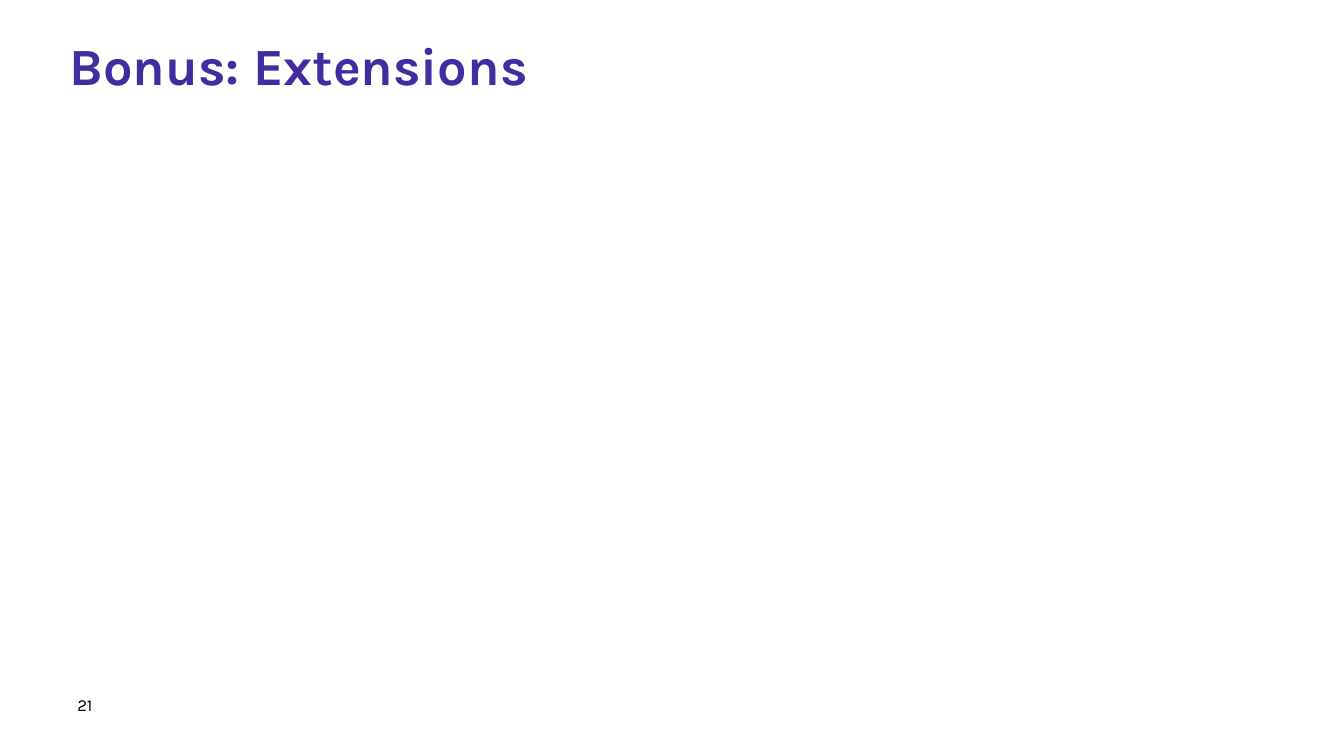
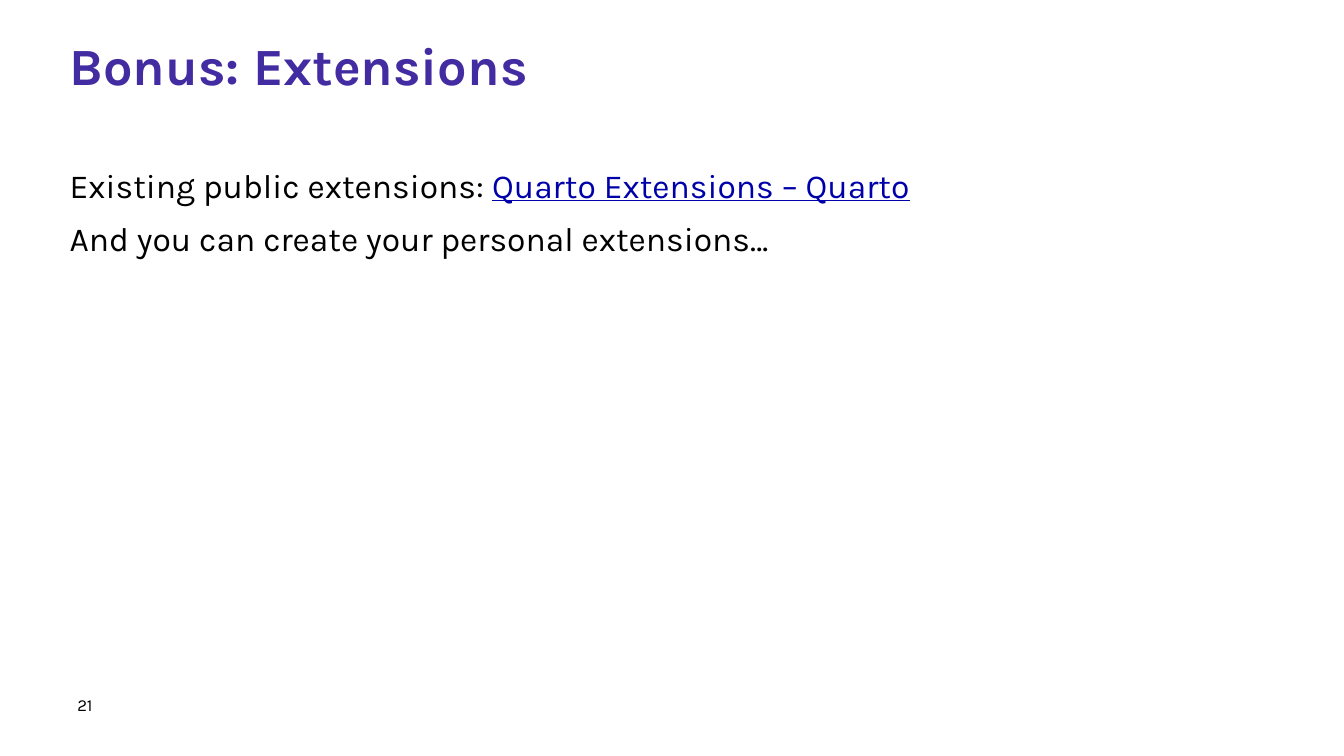
Before and after one commit to Research-IT-Swiss-TPH/quarto-workshop-2026, a slide deck: slide 21 of slides/lecture.pptx. Drawn at 1344x756 pixels with LibreOffice and Linux fonts; fonts in the diff are those of the drawing; background and template pictures are left out. Boxes give left, top, right and bottom in pixels: in the first picture for what was removed or moved away, otherwise in the second. Text is boxed around its words. In the diff, an @@ line names an element or a change of style, - is before the commit and + after.

```diff
--- a/slides/lecture.pptx
+++ b/slides/lecture.pptx
@@ text added at box(70, 175, 910, 260), 18 pt, text #000000 @@
+Existing public extensions: Quarto Extensions – Quarto
+And you can create your personal extensions…
```
Also in this commit, not shown: 1 other slide changed.
